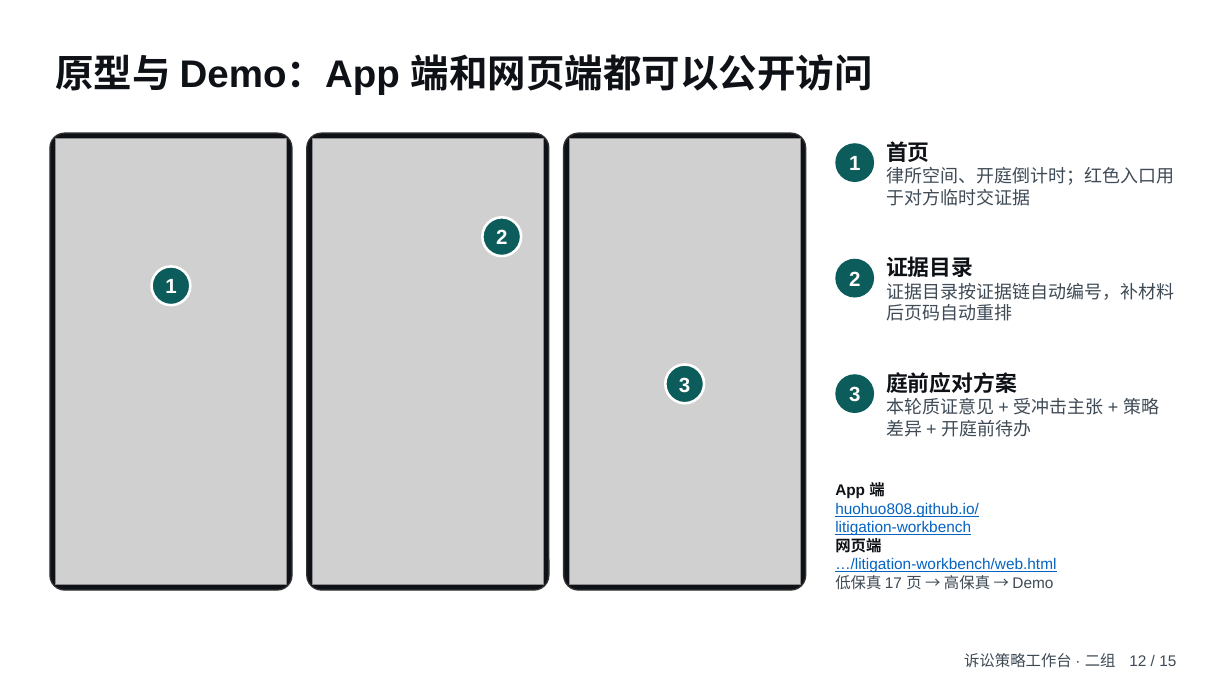
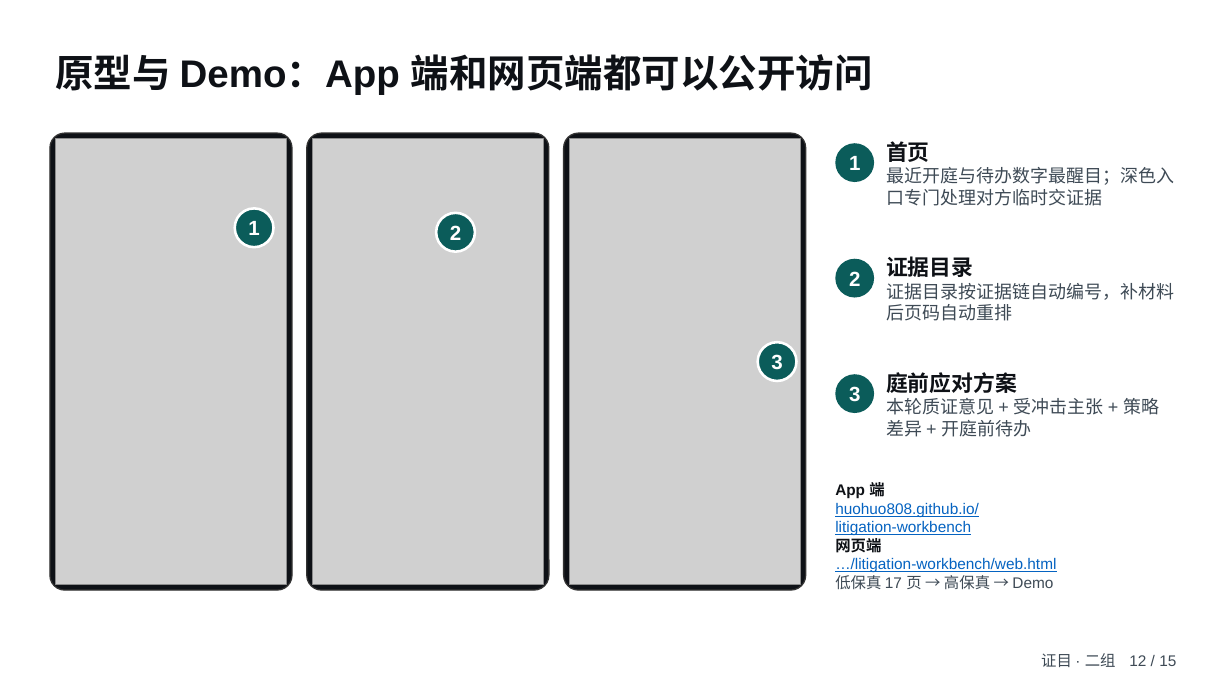
Before and after one commit to huohuo808/litigation-workbench, a slide deck: slide 12 of 06-汇报PPT（含讲稿）.pptx. Drawn at 1232x693 pixels with LibreOffice and Linux fonts; fonts in the diff are those of the drawing; grey boxes stand for pictures. Boxes give left, top, right and bottom in pixels: in the first picture for what was removed or moved away, otherwise in the second. Text is boxed around its words. In the diff, an @@ line names an element or a change of style, - is before the commit and + after.

Commit message:
全部文档、PPT、路线图改名为「证目」；PPT 第 12 页换新界面截图

```diff
--- a/06-汇报PPT（含讲稿）.pptx
+++ b/06-汇报PPT（含讲稿）.pptx
@@ text at [886,167,1174,206]: text changed @@
-律所空间、开庭倒计时；红色入口用于对方临时交证据
+最近开庭与待办数字最醒目；深色入口专门处理对方临时交证据
@@ ellipse "1": place and size @@
-ellipse "1" at [152,266,190,305]
+ellipse "1" at [235,209,274,248]
@@ ellipse "2": place and size @@
-ellipse "2" at [482,217,521,256]
+ellipse "2" at [436,213,475,251]
@@ ellipse "3": place and size @@
-ellipse "3" at [665,364,704,403]
+ellipse "3" at [758,342,797,381]
@@ text at [1041,653,1176,667]: text changed @@
-诉讼策略工作台 · 二组 12 / 15
+证目 · 二组 12 / 15
```
Also in this commit, not shown: 14 other slides changed, 8 other files.
